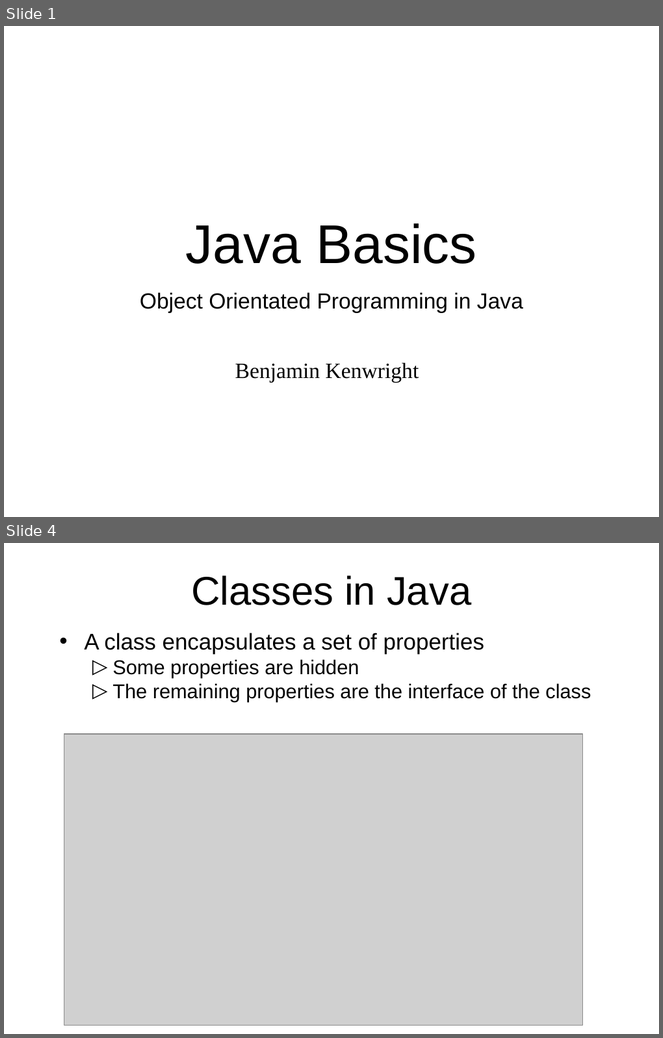
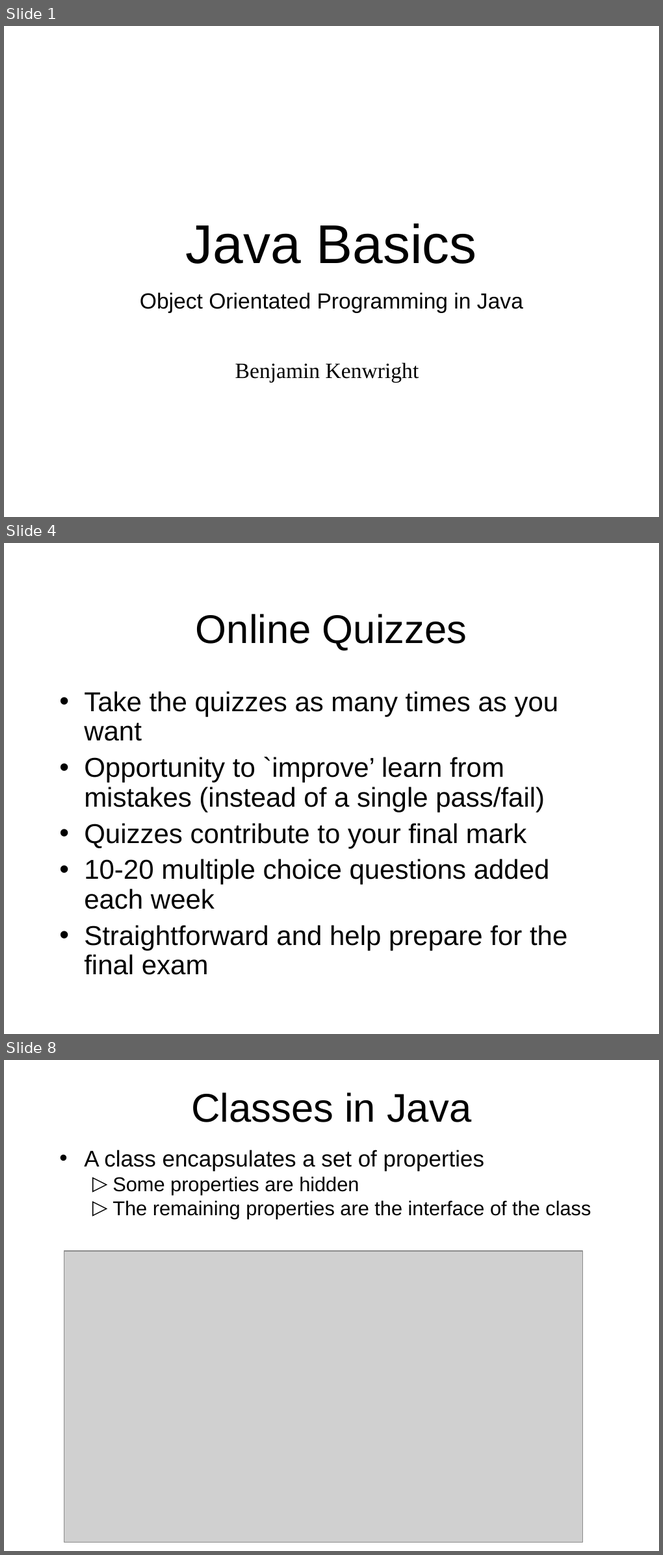
Before and after one commit to octaviordz/zjnu2017.github.io, a slide deck: OOP/lectures/030--Classes.and.Objects.ppt. Shown one above the other, each under a label of ours: slides 1 and 4 before the commit, slides 1, 4 and 8 after it; the slides between them are not shown. The pictures are 663x1038 and 663x1555 pixels, drawn with LibreOffice and Linux fonts; fonts in the diff are those of the drawing; grey boxes stand for pictures. Boxes give left, top, right and bottom in pixels: in the first picture for what was removed or moved away, otherwise in the second. Text is boxed around its words. In the diff, an @@ line names an element or a change of style, - is before the commit and + after.

```diff
--- a/OOP/lectures/030--Classes.and.Objects.ppt
+++ b/OOP/lectures/030--Classes.and.Objects.ppt
@@ slide 4 added at (4, 543, 659, 1034), background #FFFFFF @@
@@ title added at (196, 614, 467, 651), 44 pt, text #000000 @@
+Online Quizzes
@@ text added at (84, 691, 568, 975), 30 pt, text #000000 @@
+• Take the quizzes as many times as you want
+• Opportunity to `improve’ learn from mistakes (instead of a single pass/fail)
+• Quizzes contribute to your final mark
+• 10-20 multiple choice questions added each week
+• Straightforward and help prepare for the final exam
@@ what was slide 4 is now slide 8 @@
```
Also in this commit, not shown: 5 slides changed, 4 other slides added, 1 other file.
